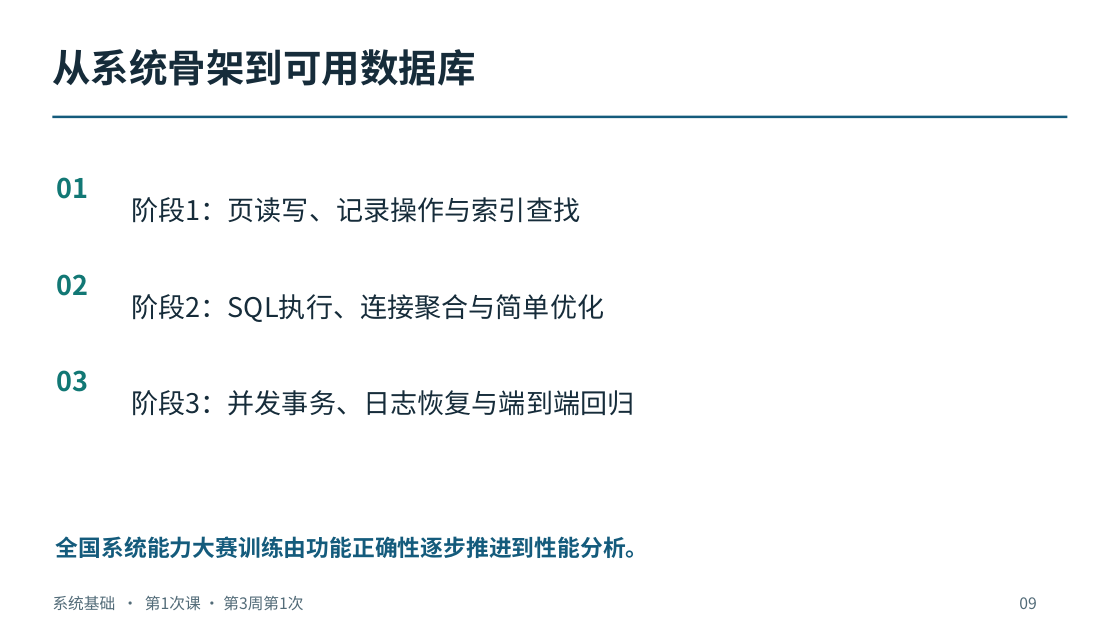
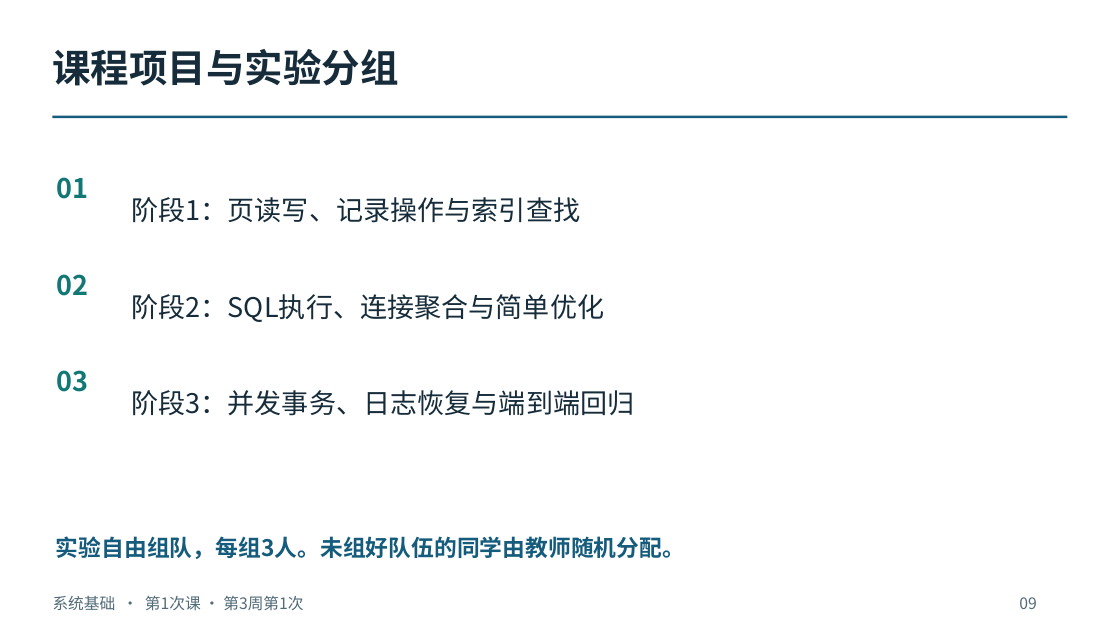
Before and after one commit to intellistream/database-kernel-course-student, a slide deck: slide 9 of 01_课件（第6版）/01_系统基础.pptx. Drawn at 1120x630 pixels with LibreOffice and Linux fonts; fonts in the diff are those of the drawing. Boxes give left, top, right and bottom in pixels: in the first picture for what was removed or moved away, otherwise in the second. Text is boxed around its words. In the diff, an @@ line names an element or a change of style, - is before the commit and + after.

Commit message:
Explain three-person lab teams in the first lecture

```diff
--- a/01_课件（第6版）/01_系统基础.pptx
+++ b/01_课件（第6版）/01_系统基础.pptx
@@ text at [52,49,398,86]: text changed @@
-从系统骨架到可用数据库
+课程项目与实验分组
@@ text at [56,536,685,559]: text changed @@
-全国系统能力大赛训练由功能正确性逐步推进到性能分析。
+实验自由组队，每组3人。未组好队伍的同学由教师随机分配。
```
Also in this commit, not shown: 1 other file.
